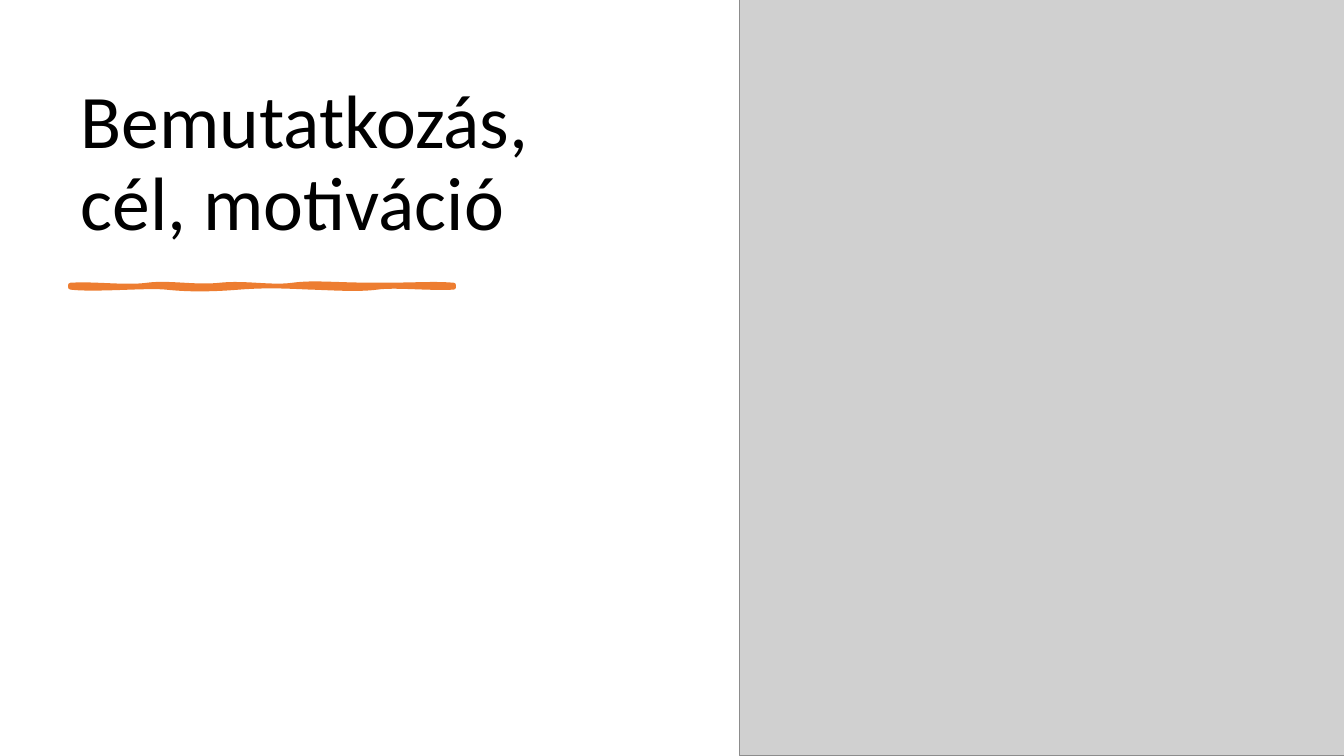
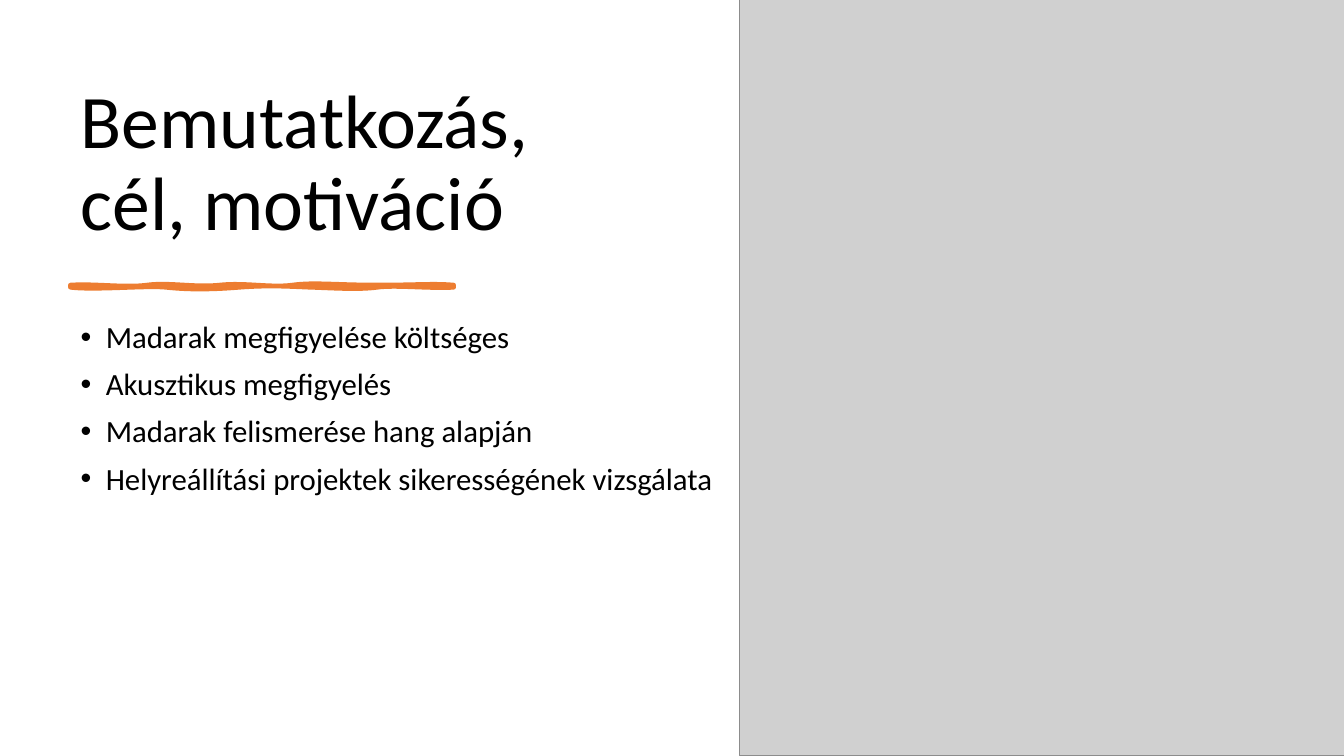
Before and after one commit to BotondProhaszka/melyrepules, a slide deck: slide 2 of mélyrepülés.pptx. Drawn at 1344x756 pixels with LibreOffice and Linux fonts; fonts in the diff are those of the drawing; grey boxes stand for pictures. Boxes give left, top, right and bottom in pixels: in the first picture for what was removed or moved away, otherwise in the second. Text is boxed around its words. In the diff, an @@ line names an element or a change of style, - is before the commit and + after.

Commit message:
working on ppt

```diff
--- a/mélyrepülés.pptx
+++ b/mélyrepülés.pptx
@@ text added at bbox=[106, 326, 713, 496], 22 pt, text #000000 @@
+• Madarak megfigyelése költséges
+• Akusztikus megfigyelés
+• Madarak felismerése hang alapján
+• Helyreállítási projektek sikerességének vizsgálata
```
Also in this commit, not shown: 4 other slides changed.
